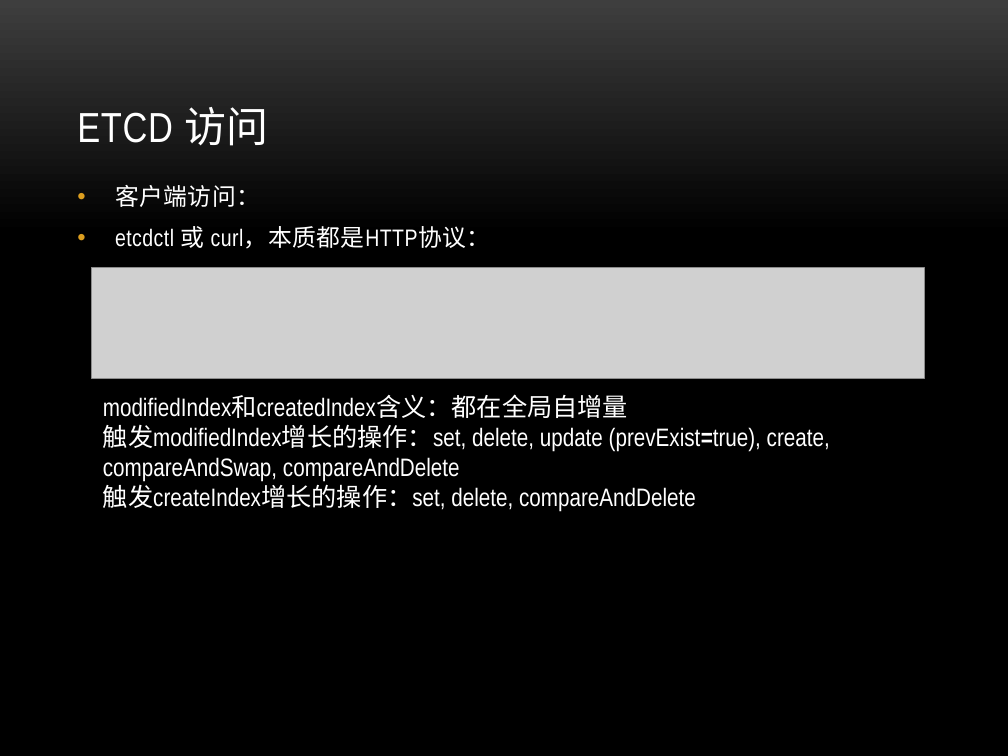
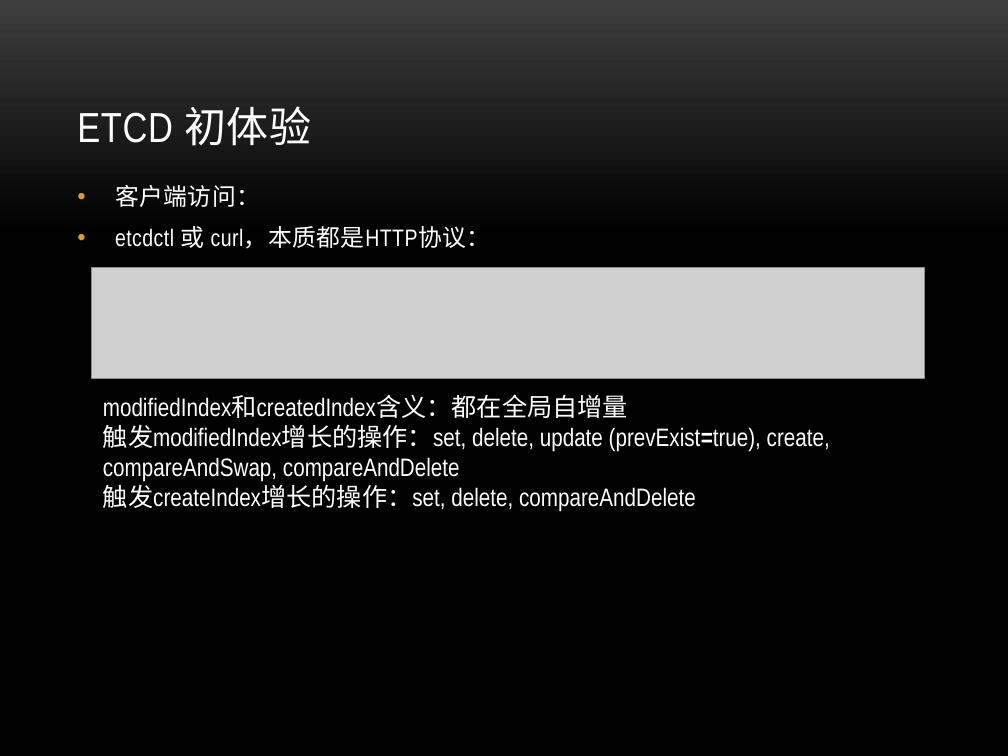
Before and after one commit to danielzheng/docs, a slide deck: slide 4 of etcd_slides/Etcd.pptx. Drawn at 1008x756 pixels with LibreOffice and Linux fonts; fonts in the diff are those of the drawing; grey boxes stand for pictures; background and template pictures are left out. Boxes give left, top, right and bottom in pixels: in the first picture for what was removed or moved away, otherwise in the second. Text is boxed around its words. In the diff, an @@ line names an element or a change of style, - is before the commit and + after.

```diff
--- a/etcd_slides/Etcd.pptx
+++ b/etcd_slides/Etcd.pptx
@@ title at [77,106,311,146]: text changed @@
-ETCD 访问
+ETCD 初体验
```
Also in this commit, not shown: 7 other slides changed.
